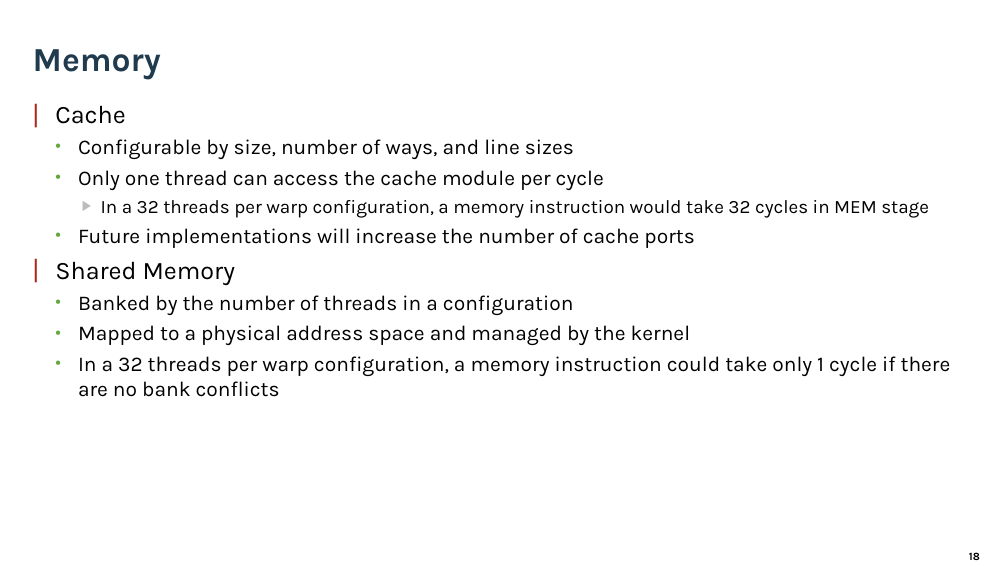
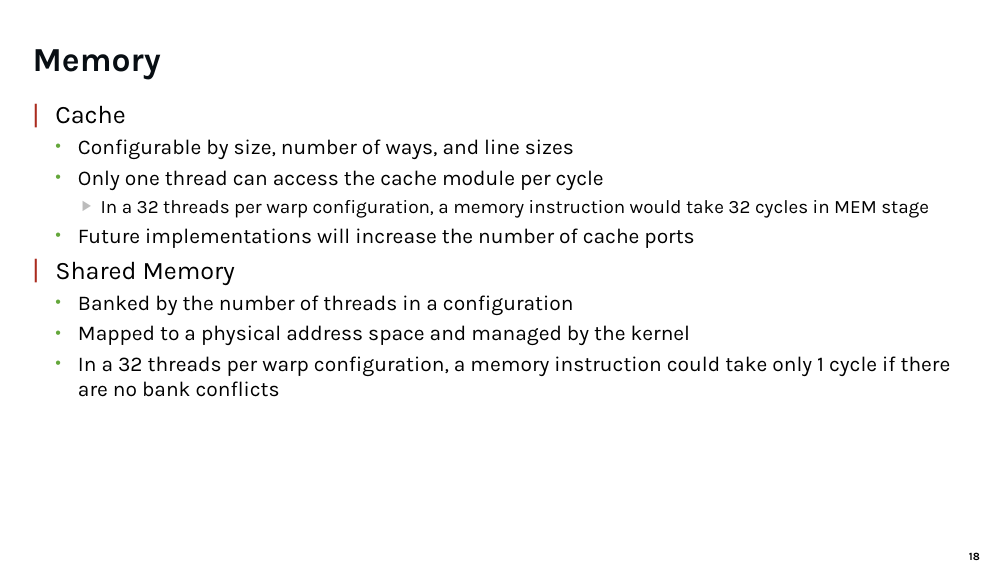
Before and after one commit to vortexgpgpu/vortex, a slide deck: slide 18 of docs/Vortex.pptx. Drawn at 1008x567 pixels with LibreOffice and Linux fonts; fonts in the diff are those of the drawing; background and template pictures are left out. Boxes give left, top, right and bottom in pixels: in the first picture for what was removed or moved away, otherwise in the second. Text is boxed around its words. In the diff, an @@ line names an element or a change of style, - is before the commit and + after.

```diff
--- a/docs/Vortex.pptx
+++ b/docs/Vortex.pptx
@@ text "Memory" at (33,49,161,80): text colour #203A4E to #080E13, letter outline #203A4E 0.71 pt to none @@
@@ text at (101,200,929,218): bullet colour #BDBDBD to #BCBCBC @@
```
Also in this commit, not shown: 29 other slides changed, 48 other files.
